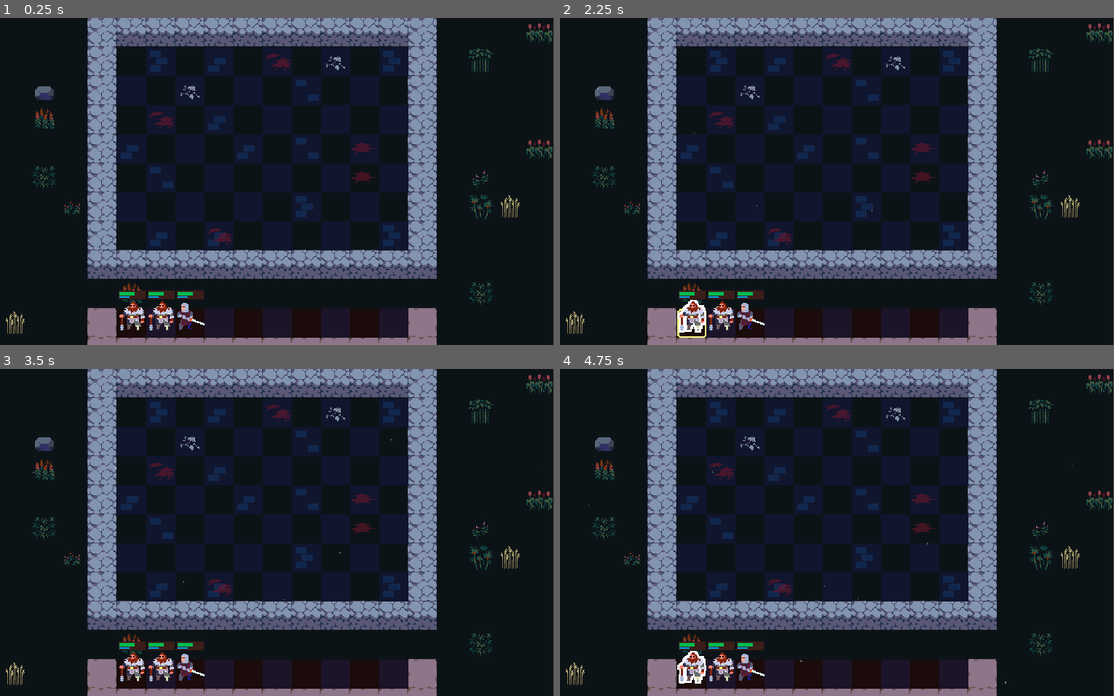
Above: before the commit, frames 1-4 (two rows, left to right).
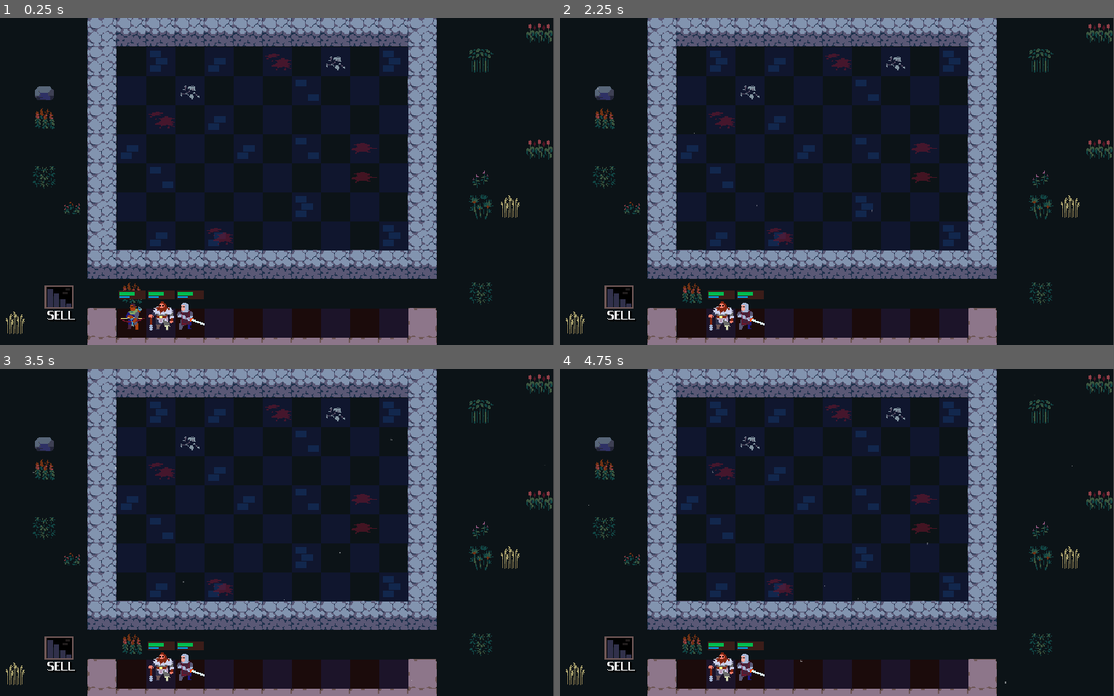
Above: after the commit, the same moments.

Repository: hanmi255/AutoBattler
Game: Godot game, scene res://scenes/arena/arena.tscn
Two runs of this game, one before a commit and one after it. Both use one fixed random seed, a clock stepped at 60 frames per second and the inputs below.
Inputs (mouse positions are in pixels of both pictures, inside the frame that each line leads up to):
- Up to frame 1 (0.25 s): no input
- Up to frame 2 (2.25 s): tap Enter at 0.5 s; drag from (748, 315) to (881, 109) at 0.52 s; drag from (720, 315) to (792, 246) at 1.27 s; move the mouse to (692, 315) at 2.02 s; hold S (quick_sell, bound only after the commit) from 2.03 s (still down); click (692, 315) at 2.17 s
- Up to frame 3 (3.5 s): release S (quick_sell, bound only after the commit) at 2.75 s; tap Space at 2.75 s; drag from (132, 666) to (88, 483) at 2.77 s
- Up to frame 4 (4.75 s): move the mouse to (997, 581) at 3.52 s; press the mouse at (997, 581) at 3.53 s; tap S (quick_sell, bound only after the commit) at 3.8 s; release the mouse at (997, 581) at 4.25 s; tap Enter at 4.25 s; drag from (648, 483) to (692, 666) at 4.27 s

The runs differ from the first frame. In frame 1, 0.5% of the frame differs, in the area x 8-27%, y 81-96%; in frame 2, 0.9%, in the area x 8-27%, y 81-98%; in frame 3, 0.6%; in frame 4, 0.8%.

Commit message:
feat(game): 添加售卖功能并优化单位管理
- 新增 SellPortal 场景和相关脚本，实现单位售卖功能
- 添加 UnitSpawner 组件，用于生成单位
- 更新 Unit 组件，增加快速售卖功能
- 修改 Arena 组件，集成新功能

Diff:
--- a/components/play_area.gd
+++ b/components/play_area.gd
@@ -5,6 +5,7 @@
 @export var tile_highlighter: TileHighlighter
 
 var bounds: Rect2i
+
 
 func _ready() -> void:
 	bounds = Rect2i(Vector2.ZERO, unit_grid.size)
--- a/components/tile_highlighter.gd
+++ b/components/tile_highlighter.gd
@@ -7,6 +7,7 @@
 @export var tile: Vector2i
 
 @onready var source_id := play_area.tile_set.get_source_id(0)
+
 
 func _process(_delta):
 	if not enabled:
--- a/components/unit_grid.gd
+++ b/components/unit_grid.gd
@@ -3,10 +3,11 @@
 
 signal unit_grid_changed
 
-# NOTE: x为列，y为行
+## NOTE: x为列，y为行
 @export var size: Vector2
 
 var units: Dictionary
+
 
 func _ready():
 	for i in int(size.x):
@@ -41,7 +42,7 @@
 		if not is_tile_occupied(tile):
 			return tile
 
-	# 没有空闲瓦片
+	## 没有空闲瓦片
 	return Vector2i(-1, -1)
 
 
--- a/components/unit_mover.gd
+++ b/components/unit_mover.gd
@@ -2,6 +2,7 @@
 extends Node
 
 @export var play_areas: Array[PlayArea]
+
 
 func _ready():
 	var units := get_tree().get_nodes_in_group("units")
@@ -43,7 +44,7 @@
 func _move_unit(unit: Unit, play_area: PlayArea, tile: Vector2i):
 	play_area.unit_grid.add_unit_to_tile(unit, tile)
 
-	# 减去0.5像素大小，使得单元格中心与格子中心重合
+	## 减去0.5像素大小，使得单元格中心与格子中心重合
 	unit.global_position = play_area.get_global_from_tile(tile) - Arena.HALF_CELL_SIZE
 	unit.reparent(play_area.unit_grid)
 
@@ -68,7 +69,7 @@
 	var old_area_index := _get_play_area_for_pos(start_pos)
 	var new_area_index := _get_play_area_for_pos(unit.get_global_mouse_position())
 
-	# 拖拽到非游戏区域时恢复原位置
+	## 拖拽到非游戏区域时恢复原位置
 	if new_area_index == -1:
 		_reset_unit_to_start_pos(unit, start_pos)
 		return
@@ -78,11 +79,11 @@
 	var new_area := play_areas[new_area_index]
 	var new_tile := new_area.get_hovered_tile()
 
-	# 拖拽到非空闲网格时交换位置
+	## 拖拽到非空闲网格时交换位置
 	if new_area.unit_grid.is_tile_occupied(new_tile):
 		var old_unit: Unit = new_area.unit_grid.units[new_tile]
 		new_area.unit_grid.remove_unit_from_tile(new_tile)
 		_move_unit(old_unit, old_area, old_tile)
 
-	# 否则移动单元
+	## 否则移动单元
 	_move_unit(unit, new_area, new_tile)
--- /dev/null
+++ b/components/unit_spawner.gd
@@ -0,0 +1,30 @@
+class_name UnitSpawner
+extends Node
+
+signal unit_spawned(unit: Unit)
+
+const UNIT = preload("res://scenes/unit/unit.tscn")
+
+@export var bench: PlayArea
+@export var game_area: PlayArea
+
+
+func _get_first_available_area() -> PlayArea:
+	return bench if not bench.unit_grid.is_grid_full() else (game_area if not game_area.unit_grid.is_grid_full() else null)
+
+
+func spawn_unit(unit: UnitStats) -> void:
+	var area := _get_first_available_area()
+
+	## TODO throw a popup error message if no area is available
+	assert(area, "No area available to add unit")
+
+	var unit_instance = UNIT.instantiate()
+	var tile := area.unit_grid.get_first_empty_tile()
+	area.unit_grid.add_child(unit_instance)
+	area.unit_grid.add_unit_to_tile(unit_instance, tile)
+
+	unit_instance.global_position = area.get_global_from_tile(tile) - Arena.HALF_CELL_SIZE
+	unit_instance.stats = unit
+
+	unit_spawned.emit(unit_instance)
--- /dev/null
+++ b/data/player/player_stats.gd
@@ -0,0 +1,21 @@
+class_name PlayerStats
+extends Resource
+
+@export_range(0, 99) var gold: int: set = _set_gold
+@export_range(0, 99) var xp: int: set = _set_xp
+@export_range(1, 10) var level: int: set = _set_level
+
+
+func _set_gold(value: int) -> void:
+	gold = value
+	emit_changed()
+
+
+func _set_xp(value: int) -> void:
+	xp = value
+	emit_changed()
+
+
+func _set_level(value: int) -> void:
+	level = value
+	emit_changed()
--- /dev/null
+++ b/data/player/player_stats.tres
@@ -0,0 +1,10 @@
+[gd_resource type="Resource" script_class="PlayerStats" load_steps=2 format=3 uid="uid://83gxhusc82ev"]
+
+[ext_resource type="Script" uid="uid://dyd8nwcr7nyr8" path="res://data/player/player_stats.gd" id="1_o1dyv"]
+
+[resource]
+script = ExtResource("1_o1dyv")
+gold = 50
+xp = 0
+level = 0
+metadata/_custom_type_script = "uid://dyd8nwcr7nyr8"
--- /dev/null
+++ b/data/units/robin.tres
@@ -0,0 +1,11 @@
+[gd_resource type="Resource" script_class="UnitStats" load_steps=2 format=3 uid="uid://duhxw4yu7pwpu"]
+
+[ext_resource type="Script" uid="uid://y8ca3hu1873u" path="res://data/units/unit_stats.gd" id="1_wtcgd"]
+
+[resource]
+script = ExtResource("1_wtcgd")
+name = "Robin"
+rarity = 0
+gold_cost = 1
+skin_coordinates = Vector2i(2, 0)
+metadata/_custom_type_script = "uid://y8ca3hu1873u"
--- a/data/units/unit_stats.gd
+++ b/data/units/unit_stats.gd
@@ -15,9 +15,24 @@
 @export_category("Data")
 @export var rarity: Rarity
 @export var gold_cost := 1
+@export_range(1, 3) var tier := 1: set = _set_tier
 
 @export_category("Visuals")
 @export var skin_coordinates: Vector2i
 
+
 func _to_string() -> String:
 	return name
+
+
+func get_combined_unit_cost() -> int:
+	return 3 ** (tier - 1)
+
+
+func get_gold_value() -> int:
+	return gold_cost * get_combined_unit_cost()
+
+
+func _set_tier(value: int):
+	tier = value
+	emit_changed()
--- a/project.godot
+++ b/project.godot
@@ -28,6 +28,10 @@
 
 project/assembly_name="AutoBattler"
 
+[gui]
+
+theme/custom="uid://dfwyixi7xkn7k"
+
 [input]
 
 select={
@@ -40,6 +44,11 @@
 "events": [Object(InputEventMouseButton,"resource_local_to_scene":false,"resource_name":"","device":-1,"window_id":0,"a …(253 unchanged characters)…
 ]
 }
+quick_sell={
+"deadzone": 0.2,
+"events": [Object(InputEventKey,"resource_local_to_scene":false,"resource_name":"","device":0,"window_id":0,"alt_pressed":false,"shift_pressed":false,"ctrl_pressed":false,"meta_pressed":false,"pressed":false,"keycode":0,"physical_keycode":83,"key_label":0,"unicode":0,"location":0,"echo":false,"script":null)
+]
+}
 
 [rendering]
 
--- a/scenes/arena/arena.tscn
+++ b/scenes/arena/arena.tscn
@@ -9,6 +9,11 @@
 [ext_resource type="Script" uid="uid://d80odw7ld1fi" path="res://components/tile_highlighter.gd" id="6_u52cf"]
 [ext_resource type="Resource" uid="uid://t4bdfbp4ienm" path="res://data/units/arthur.tres" id="8_6w4xk"]
 [ext_resource type="Script" uid="uid://ctqviedvuqxsl" path="res://components/unit_mover.gd" id="8_ii07k"]
+[ext_resource type="Resource" uid="uid://duhxw4yu7pwpu" path="res://data/units/robin.tres" id="9_2ml6w"]
+[ext_resource type="Resource" uid="uid://d03y7m2m073r" path="res://data/units/bjorn.tres" id="9_vmsrg"]
+[ext_resource type="Script" uid="uid://cvbann7ls55ms" path="res://components/unit_spawner.gd" id="11_xgbxb"]
+[ext_resource type="PackedScene" uid="uid://dp660ky27o66i" path="res://scenes/sell_portal/sell_portal.tscn" id="13_fv88w"]
+[ext_resource type="Resource" uid="uid://83gxhusc82ev" path="res://data/player/player_stats.tres" id="14_w4nra"]
 
 [sub_resource type="Curve" id="Curve_5tue2"]
 _data = [Vector2(0, 0), 0.0, 0.0, 0, 0, Vector2(0.253394, 1), 0.0, 0.146068, 0, 0, Vector2(0.737557, 1), 0.0, 0.0, 0, 0, Vector2(0.737567, 1), 0.0, 0.0, 0, 0, Vector2(0.972851, 0), 0.0, 0.0, 0, 0]
@@ -103,14 +108,16 @@
 metadata/_edit_lock_ = true
 metadata/_edit_group_ = true
 
-[node name="Unit" parent="Bench" instance=ExtResource("4_aj7ud")]
+[node name="UnitArthur" parent="Bench" instance=ExtResource("4_aj7ud")]
 position = Vector2(64, 0)
 stats = ExtResource("8_6w4xk")
 
-[node name="Unit2" parent="Bench" instance=ExtResource("4_aj7ud")]
+[node name="UnitBjorn" parent="Bench" instance=ExtResource("4_aj7ud")]
 position = Vector2(32, 0)
+stats = ExtResource("9_vmsrg")
 
-[node name="Unit3" parent="Bench" instance=ExtResource("4_aj7ud")]
+[node name="UnitRobin" parent="Bench" instance=ExtResource("4_aj7ud")]
+stats = ExtResource("9_2ml6w")
 
 [node name="HighLight" type="TileMapLayer" parent="Bench"]
 tile_set = ExtResource("1_1qjuf")
@@ -129,3 +136,12 @@
 [node name="UnitMover" type="Node" parent="." node_paths=PackedStringArray("play_areas")]
 script = ExtResource("8_ii07k")
 play_areas = [NodePath("../GameArea"), NodePath("../Bench")]
+
+[node name="UnitSpawner" type="Node" parent="." node_paths=PackedStringArray("bench", "game_area")]
+script = ExtResource("11_xgbxb")
+bench = NodePath("../Bench")
+game_area = NodePath("../GameArea")
+
+[node name="SellPortal" parent="." instance=ExtResource("13_fv88w")]
+position = Vector2(80, 288)
+player_stats = ExtResource("14_w4nra")
--- /dev/null
+++ b/scenes/sell_portal/sell_portal.tscn
@@ -0,0 +1,68 @@
+[gd_scene load_steps=8 format=3 uid="uid://dp660ky27o66i"]
+
+[ext_resource type="Material" uid="uid://bb8m5fhpi4wqn" path="res://assets/shaders/2d_outline_shader.tres" id="1_g4w48"]
+[ext_resource type="Script" uid="uid://dd8s5b5bahcva" path="res://scripts/sell_portal/sell_portal.gd" id="1_q37ab"]
+[ext_resource type="Texture2D" uid="uid://b1ro1ssup7dcp" path="res://assets/sprites/tiles.png" id="2_se251"]
+[ext_resource type="Script" uid="uid://bijii2jph1jqd" path="res://components/outline_highlighter.gd" id="3_q37ab"]
+[ext_resource type="Texture2D" uid="uid://c4awhqfup7o2k" path="res://assets/sprites/gold.png" id="5_gmlex"]
+
+[sub_resource type="CircleShape2D" id="CircleShape2D_gmlex"]
+radius = 24.0
+
+[sub_resource type="LabelSettings" id="LabelSettings_svd6b"]
+shadow_size = 2
+shadow_color = Color(0, 0, 0, 0.627451)
+
+[node name="SellPortal" type="Area2D"]
+script = ExtResource("1_q37ab")
+
+[node name="Visuals" type="CanvasGroup" parent="."]
+material = ExtResource("1_g4w48")
+
+[node name="Sprite2D" type="Sprite2D" parent="Visuals"]
+position = Vector2(16, 16)
+texture = ExtResource("2_se251")
+region_enabled = true
+region_rect = Rect2(224, 512, 32, 32)
+
+[node name="CollisionShape2D" type="CollisionShape2D" parent="."]
+position = Vector2(16, 16)
+shape = SubResource("CircleShape2D_gmlex")
+
+[node name="OutlineHighlighter" type="Node" parent="." node_paths=PackedStringArray("visuals")]
+script = ExtResource("3_q37ab")
+visuals = NodePath("../Visuals")
+outline_color = Color(0.556863, 0.913725, 0.745098, 1)
+outline_thickness = 2
+
+[node name="Label" type="Label" parent="."]
+offset_top = 32.0
+offset_right = 36.0
+offset_bottom = 50.0
+text = "SELL"
+label_settings = SubResource("LabelSettings_svd6b")
+horizontal_alignment = 1
+
+[node name="GoldHBoxContainer" type="HBoxContainer" parent="."]
+visible = false
+offset_top = 48.0
+offset_right = 32.0
+offset_bottom = 66.0
+alignment = 1
+
+[node name="GoldLabel" type="Label" parent="GoldHBoxContainer"]
+unique_name_in_owner = true
+layout_mode = 2
+text = "99"
+label_settings = SubResource("LabelSettings_svd6b")
+horizontal_alignment = 1
+
+[node name="TextureRect" type="TextureRect" parent="GoldHBoxContainer"]
+custom_minimum_size = Vector2(9, 0)
+layout_mode = 2
+texture = ExtResource("5_gmlex")
+expand_mode = 1
+stretch_mode = 5
+
+[connection signal="area_entered" from="." to="." method="_on_area_entered"]
+[connection signal="area_exited" from="." to="." method="_on_area_exited"]
--- a/scenes/unit/unit.tscn
+++ b/scenes/unit/unit.tscn
@@ -1,8 +1,7 @@
-[gd_scene load_steps=13 format=3 uid="uid://o533q7qmby58"]
+[gd_scene load_steps=12 format=3 uid="uid://o533q7qmby58"]
 
 [ext_resource type="Texture2D" uid="uid://cx1ivjobggp8n" path="res://assets/sprites/rogues.png" id="1_fmv3f"]
 [ext_resource type="Script" uid="uid://bloiwr4nqd7d7" path="res://scripts/unit/unit.gd" id="1_vh40f"]
-[ext_resource type="Resource" uid="uid://d03y7m2m073r" path="res://data/units/bjorn.tres" id="2_bhlit"]
 [ext_resource type="Material" uid="uid://bb8m5fhpi4wqn" path="res://assets/shaders/2d_outline_shader.tres" id="3_0wuuu"]
 [ext_resource type="Script" uid="uid://b1m04bhcy023b" path="res://components/drag_and_drop.gd" id="3_vh40f"]
 [ext_resource type="Script" uid="uid://br7sg20b30lg7" path="res://components/velocity_based_rotation.gd" id="5_vgvef"]
@@ -35,7 +34,6 @@
 
 [node name="Unit" type="Area2D" groups=["units"]]
 script = ExtResource("1_vh40f")
-stats = ExtResource("2_bhlit")
 metadata/_edit_group_ = true
 
 [node name="Visuals" type="CanvasGroup" parent="."]
--- a/scripts/arena/arena.gd
+++ b/scripts/arena/arena.gd
@@ -4,3 +4,12 @@
 const CELL_SIZE := Vector2(32, 32)
 const HALF_CELL_SIZE := Vector2(16, 16)
 const QUARTER_CELL_SIZE := Vector2(8, 8)
+
+@onready var unit_mover: UnitMover = $UnitMover
+@onready var unit_spawner: UnitSpawner = $UnitSpawner
+@onready var sell_portal: SellPortal = $SellPortal
+
+
+func _ready() -> void:
+	unit_spawner.unit_spawned.connect(unit_mover.setup_unit)
+	unit_spawner.unit_spawned.connect(sell_portal.setup_unit)
--- /dev/null
+++ b/scripts/sell_portal/sell_portal.gd
@@ -0,0 +1,50 @@
+class_name SellPortal
+extends Area2D
+
+@export var player_stats: PlayerStats
+
+@onready var outline_highlighter: OutlineHighlighter = $OutlineHighlighter
+@onready var gold_h_box_container: HBoxContainer = $GoldHBoxContainer
+@onready var gold_label: Label = %GoldLabel
+
+var current_unit: Unit
+
+
+func _ready() -> void:
+	var units := get_tree().get_nodes_in_group("units")
+	for unit in units:
+		setup_unit(unit)
+
+
+func setup_unit(unit: Unit) -> void:
+	unit.drag_and_drop.dropped.connect(_on_unit_dropped.bind(unit))
+	unit.quick_sell_pressed.connect(_on_sell_unit.bind(unit))
+
+
+func _on_sell_unit(unit: Unit) -> void:
+	player_stats.gold += unit.stats.get_gold_value()
+	## TODO: give items back to item pool
+	## TODO: put units back to pool
+	print("金币：", player_stats.gold)
+
+	unit.queue_free()
+
+
+func _on_unit_dropped(_start_pos: Vector2, unit: Unit) -> void:
+	if unit and unit == current_unit:
+		_on_sell_unit(unit)
+
+
+func _on_area_entered(unit: Unit) -> void:
+	current_unit = unit
+	outline_highlighter.highlight()
+	gold_label.text = str(unit.stats.get_gold_value())
+	gold_h_box_container.show()
+
+
+func _on_area_exited(unit: Unit) -> void:
+	if unit and unit == current_unit:
+		current_unit = null
+
+	outline_highlighter.clear_highlight()
+	gold_h_box_container.hide()
--- a/scripts/unit/unit.gd
+++ b/scripts/unit/unit.gd
@@ -1,6 +1,8 @@
 @tool
 class_name Unit
 extends Area2D
+
+signal quick_sell_pressed
 
 @export var stats: UnitStats: set = set_stats
 
@@ -11,11 +13,21 @@
 @onready var velocity_based_rotation: VelocityBasedRotation = $VelocityBasedRotation
 @onready var outline_highlighter: OutlineHighlighter = $OutlineHighlighter
 
+var is_hovered := false
+
 
 func _ready() -> void:
 	if not Engine.is_editor_hint():
 		drag_and_drop.drag_started.connect(_on_drag_started)
 		drag_and_drop.drag_canceled.connect(_on_drag_canceled)
+
+
+func _input(event: InputEvent) -> void:
+	if not is_hovered:
+		return
+
+	if event.is_action_pressed("quick_sell"):
+		quick_sell_pressed.emit()
 
 
 func set_stats(value: UnitStats) -> void:
@@ -29,7 +41,8 @@
 
 	skin.region_rect.position = Vector2(stats.skin_coordinates) * Arena.CELL_SIZE
 
-# 取消拖拽时，需要重置位置
+
+## 取消拖拽时，需要重置位置
 func reset_pos_after_dragging(start_pos: Vector2) -> void:
 	velocity_based_rotation.enabled = false
 	global_position = start_pos
@@ -47,6 +60,7 @@
 	if drag_and_drop.dragging:
 		return
 
+	is_hovered = true
 	outline_highlighter.highlight()
 	z_index = 1
 
@@ -55,5 +69,6 @@
 	if drag_and_drop.dragging:
 		return
 
+	is_hovered = false
 	outline_highlighter.clear_highlight()
 	z_index = 0
Not shown: 1 places in scenes/arena/arena.tscn that only renumber resources
